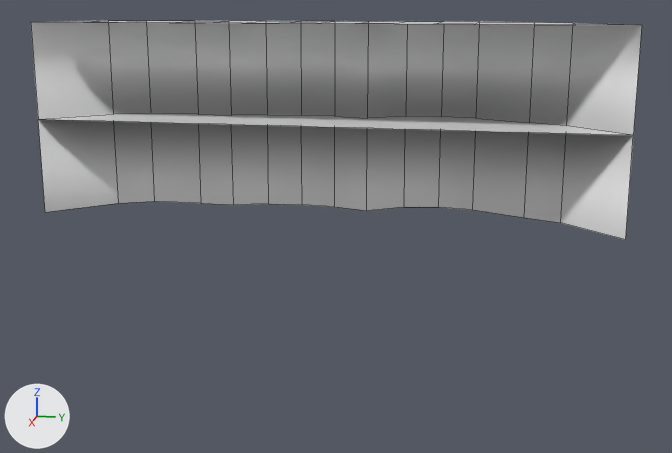
One commit to the FBX model LevelBuildingSidekick/Assets/Examples/Prototype/Meshes/ProtoExterior/One_Cloud_Tree_Full_Nothing.fbx: the scene before it, then after it.
One viewpoint serves both versions: a 50 mm camera at (-8.93, 11.37, 1.12) aimed at (-13.68, 10.42, -0.07). The lights are fixed; the arrows at lower left show +X, +Y and +Z. Mesh edges are drawn as thin lines. Where no turn or scale is listed for an object, it has been applied to the vertices.

The first picture shows 'One_Cloud_Tree_Full_Nothing'.
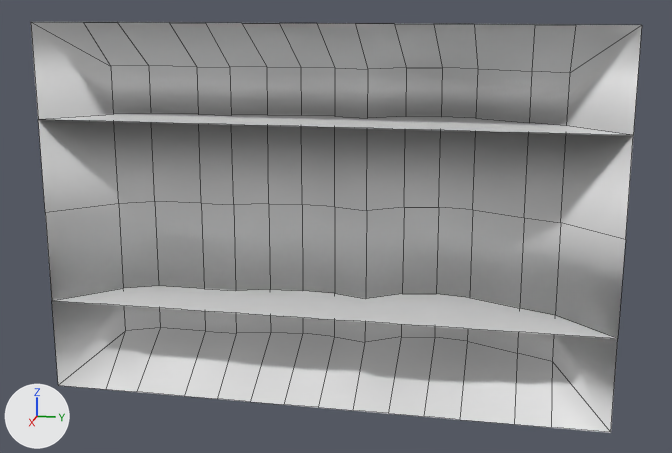
The change in detail:
me_plane_045 is used by ob_one_cloud_tree_full_nothing; location (-14.918, 10.38, 0.0).
Verts and faces of me_plane_045; kept vertices keep their numbers, new ones are numbered from 71.
Before the commit, vertices of me_plane_045: 7 (1.07, 0.0, 1.0) at pixel (334, 21), 8 (0.99, 0.75, 1.0) at pixel (479, 21), 9 (1.13, -0.75, 1.0) at pixel (194, 20), 10 (1.07, -0.38, 1.0) at pixel (265, 20), 11 (0.99, 0.37, 1.0) at pixel (407, 21).
Before the commit, vertices of me_plane_045: 23 (1.13, -1.03, 1.0) at pixel (146, 20), 24 (1.21, -1.21, 1.0) at pixel (108, 20), 25 (1.21, 1.21, 1.0) at pixel (572, 23), 26 (1.13, 1.03, 1.0) at pixel (534, 22), 32 (1.13, -0.56, 1.0) at pixel (228, 21).
Before the commit, vertices of me_plane_045: 35 (1.05, -0.19, 1.0) at pixel (300, 21), 38 (1.13, 0.19, 1.0) at pixel (368, 21), 41 (0.96, 0.56, 1.0) at pixel (443, 21).
me_plane_045 had 71 vertices, 43 faces and spanned x 0.96..1.5, y -1.5..1.5, z 0.0..1.0.
me_plane_045 now has 127 vertices, 86 faces and spans x 0.96..1.5, y -1.5..1.5, z -1.0..1.0.
Part 1, on me_plane_045:
Vertices 7 to 10, 23, 24, 25, 32, 35, 38, 41 move by (0.0, 0.0, -0.24).
Vertex 11 moves to (0.99, 0.38, 0.76), pixel (406, 67).
Vertex 26 moves to (1.12, 1.03, 0.76), pixel (531, 71).
Part 2, on me_plane_045:
16 vertices are added at x 1.5, y -1.5..1.5, z -1.0..-0.5.
15 new vertices lie (0.0, 0.0, -0.5) away from vertices in x 0.96..1.5, y -1.5..1.5, z 0.0.
13 new vertices lie (0.0, 0.0, -0.26) away from vertices in x 0.96..1.21, y -1.21..1.21, z -0.5.
5 new vertices lie (0.38, 0.0, -0.24) away from vertices in x 1.12, y -1.03..1.03, z -0.76.
7 new vertices lie (0.0, 0.18, 0.0) away from vertices in x 1.5, y -1.21..1.03, z -1.0..-0.5.
42 new faces join them, mat_proto_white_cloud (white #e7e7e7).
1 new face joins them, mat_proto_floor_gray_water_1k (white #e7e7e7).

What differs and where, as boxes [x1, y1, x2, y2] in the pictures (672 x 453 px; the box of a moved part takes in the faces that stretch with it):
'One_Cloud_Tree_Full_Nothing', reshaped (86% taller): before [31, 20, 642, 240]; after [31, 22, 642, 433]
part 1 of me_plane_045, moved or reshaped: before [31, 20, 642, 135]; after [31, 22, 642, 135]
part 2 of me_plane_045, added: after [45, 201, 625, 433]
